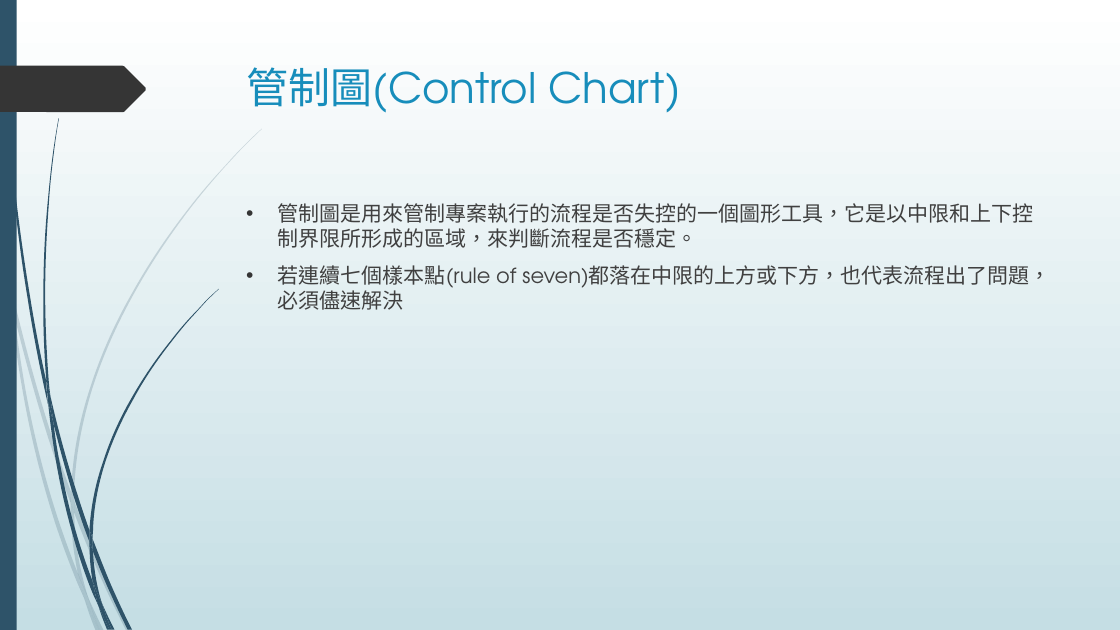
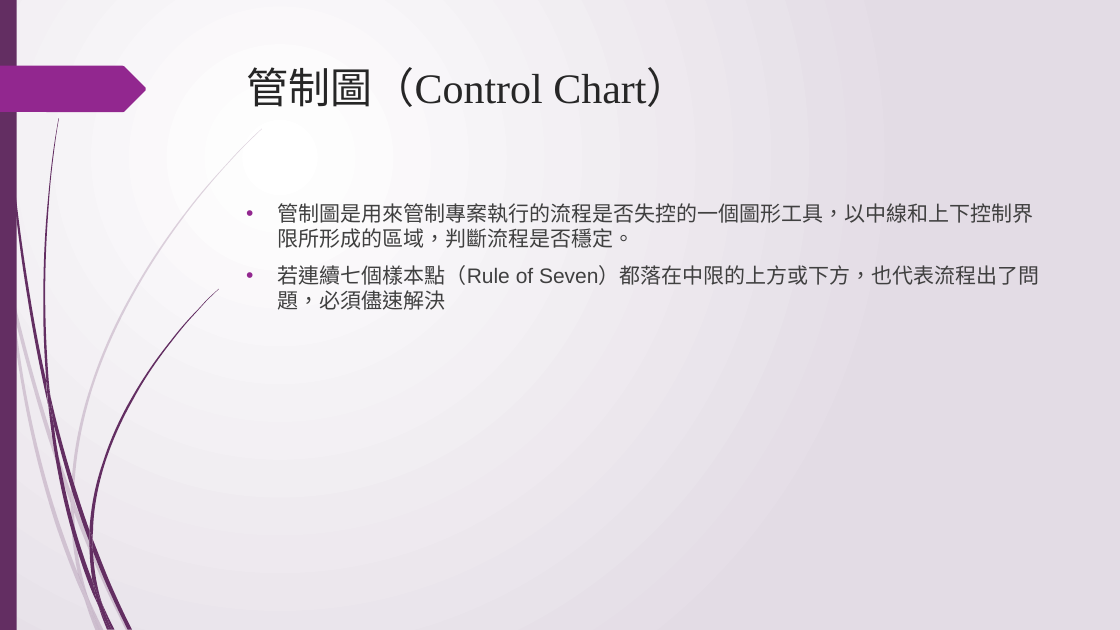
Before and after one commit to ywdeng/uscojywdeng, a slide deck: slide 56 of src/assets/1091/ProjectManagement/CH05/05.pptx (slide 46 before the commit). Drawn at 1120x630 pixels with LibreOffice and Linux fonts; fonts in the diff are those of the drawing. Boxes give left, top, right and bottom in pixels: in the first picture for what was removed or moved away, otherwise in the second. Text is boxed around its words. In the diff, an @@ line names an element or a change of style, - is before the commit and + after.

Commit message:
1. 修正主選單 2. 編輯專案管理第五章

```diff
--- a/src/assets/1091/ProjectManagement/CH05/05.pptx
+++ b/src/assets/1091/ProjectManagement/CH05/05.pptx
@@ background gradient #FFFFFF to #C5DEE5 to gradient #FFFFFF to #E4DDE6 @@
@@ freeform shape at [0, 66, 146, 112]: fill #353535 to #92278F @@
@@ title at [247, 67, 688, 107]: text changed; font TeX Gyre Adventor to Times New Roman; text colour #178DBB to #262626 @@
-管制圖(Control Chart)
+管制圖（Control Chart）
@@ fill #2E5369 to #632E62 in 13 elements at [3, 0, 48, 404], [50, 397, 89, 542], [92, 539, 132, 629], [48, 401, 98, 607], [103, 604, 115, 630], [46, 377, 54, 424], [89, 289, 218, 539], [98, 607, 109, 630], [89, 542, 102, 604], [89, 530, 92, 551], [92, 581, 112, 629], [0, 0, 17, 630], [43, 118, 59, 397] @@
@@ text at [278, 203, 1040, 310]: text changed; font TeX Gyre Adventor to Arial @@
-• 管制圖是用來管制專案執行的流程是否失控的一個圖形工具，它是以中限和上下控制界限所形成的區域，來判斷流程是否穩定。
-• 若連續七個樣本點(rule of seven)都落在中限的上方或下方，也代表流程出了問題，必須儘速解決
+• 管制圖是用來管制專案執行的流程是否失控的一個圖形工具，以中線和上下控制界限所形成的區域，判斷流程是否穩定。
+• 若連續七個樣本點（Rule of Seven）都落在中限的上方或下方，也代表流程出了問題，必須儘速解決
@@ fill #2E5369 at 20% opacity to #632E62 at 20% opacity in 10 elements at [0, 237, 9, 294], [12, 290, 71, 503], [74, 501, 130, 630], [88, 597, 104, 630], [9, 294, 85, 600], [71, 503, 88, 597], [71, 129, 262, 501], [85, 600, 100, 630], [71, 492, 74, 513], [78, 574, 100, 630] @@
```
Also in this commit, not shown: 68 other slides changed, 11 slides added, 1 slide removed, 1 other file.
